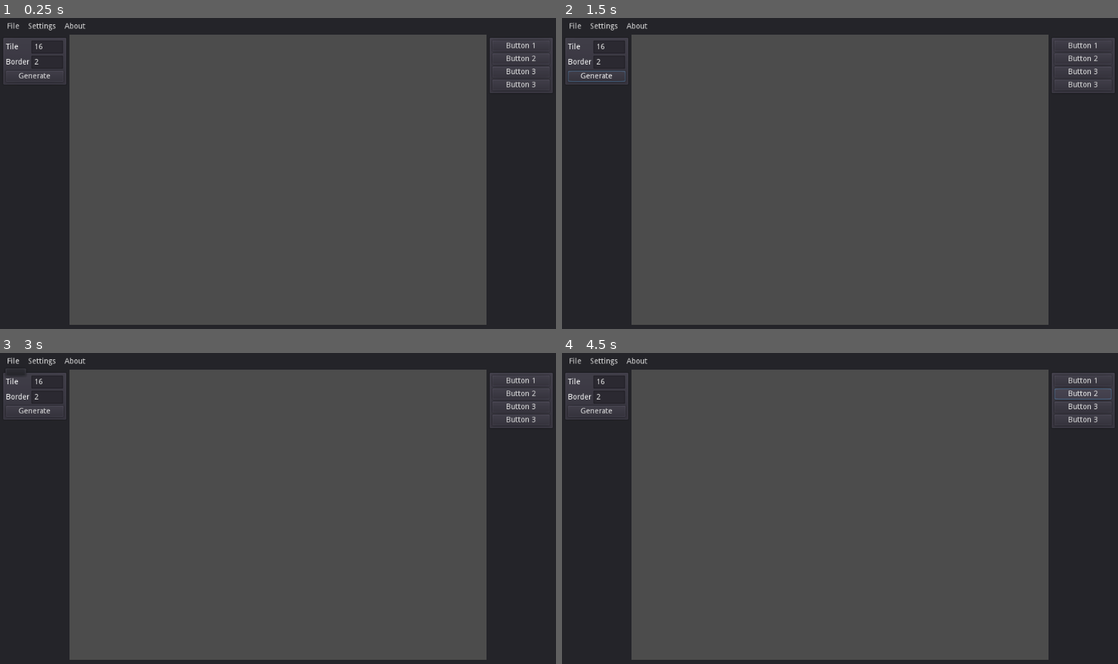
Above: before the commit, frames 1-4 (two rows, left to right).
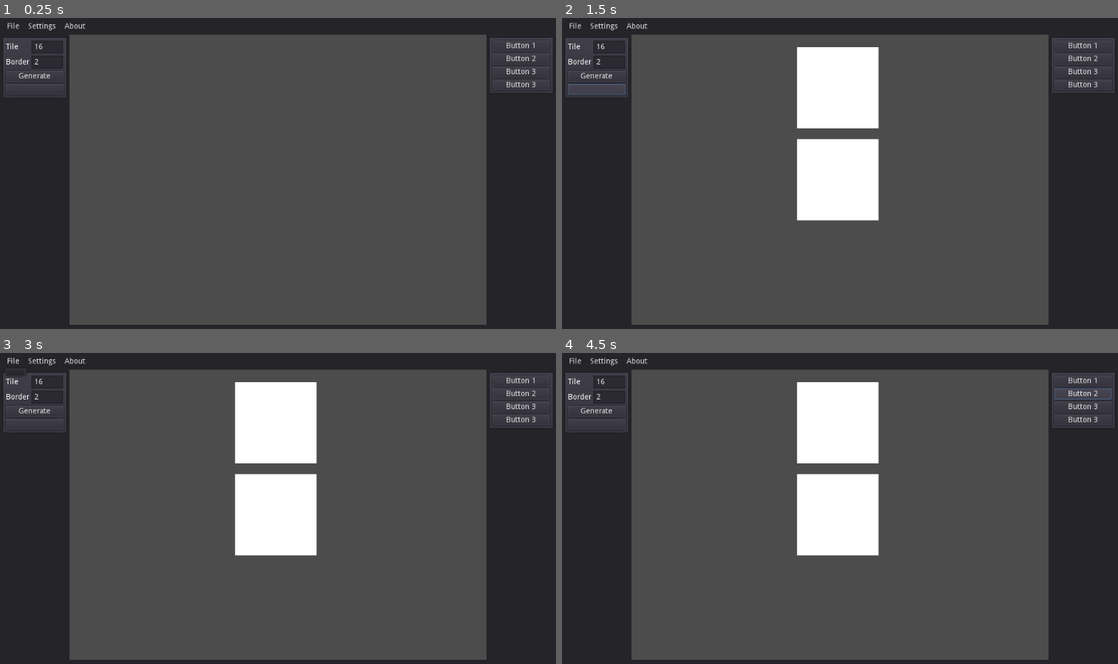
Above: after the commit, the same moments.

Repository: grusad/quick-tilemap-maker
Game: Godot game, scene res://src/MainGUI.tscn
Same seed, same stepped clock (60 frames per second), same inputs: the game is played once before the commit and once after it.
Inputs (mouse positions are in pixels of both pictures, inside the frame that each line leads up to):
- Up to frame 1 (0.25 s): no input
- Up to frame 2 (1.5 s): click "Generate" at 0.5 s; click (595, 89) at 1.27 s
- Up to frame 3 (3 s): click (33, 424) at 2.02 s; click "File" at 2.75 s
- Up to frame 4 (4.5 s): click "Button 1" at 3.5 s; click "Button 2" at 4.25 s

The runs differ from the first frame. In frame 1, 0.2% of the frame differs, in the area x 0-12%, y 21-26%; in frame 2, 8.2%, in the area x 0-57%, y 9-66%; in frame 3, 7.9%; in frame 4, 7.9%.
Error before the commit: Parse Error: Expected block in pattern branch (res://src/BitmaskManager.gd:38)

Commit message:
Progress with generating tiles, step by step.

Diff:
--- a/src/BitmaskManager.gd
+++ b/src/BitmaskManager.gd
@@ -21,8 +21,3 @@
 	if(!n and !e and !s and w): return Tile.BITMASK_TYPE.W
 	if(n and e and s and w):	return Tile.BITMASK_TYPE.N_E_W_S
 	assert("Couldnt find shit.")
-
-
-func process_relative_tiles(selected_tile):
-	match tile.type:
-		Tile.BITMASK_TYPE.S:
--- a/src/Canvas.gd
+++ b/src/Canvas.gd
@@ -16,6 +16,7 @@
 var previous_hovored_slot = null
 var tile_size = Vector2()
 var selected_tile : Tile = null
+var tile = null
 
 
 func _ready():
@@ -26,19 +27,69 @@
 
 	self.tile_size = tile_size
 
-	for y in tile_template.size():
-		for x in tile_template[y].size():
-			var template_id = tile_template[y][x]
-			if template_id == 1:
-				var tile = Tile.new(tile_size, BitmaskManager.get_bitmask_type(Vector2(x, y)))
-				tile.position = Vector2(x, y) * tile_size
-				add_child(tile)
-				tiles.push_back(tile)
-
-	for tile in tiles:
-		tile.relatives = BitmaskManager.get_relatives(tile, tiles)
+	var tile = Tile.new(tile_size, Tile.BITMASK_TYPE.NONE)
+	add_child(tile)
+	self.tile = tile
 
 	set_process_input(true)
+
+func process_next_step():
+	var data : Image = tile.data
+	var northTile = Tile.new(tile_size, Tile.BITMASK_TYPE.S)
+	northTile.fill_pixels_by_sections(get_section_of_data(data, [0, 1, 2, 3, 4, 5, 3, 4, 5]))
+	add_child(northTile)
+	northTile.position = Vector2(0, -17)
+
+
+func get_section_of_data(data, sections):
+	var new_sections = []
+	data.lock()
+	for i in range(sections.size()):
+		var section = sections[i]
+		var start_position = Vector2.ZERO
+		match section:
+			0: start_position = Vector2.ZERO
+			1: start_position = Vector2(1, 0)
+			2: start_position = Vector2(2, 0)
+			3: start_position = Vector2(0, 1)
+			4: start_position = Vector2(1, 1)
+			5: start_position = Vector2(2, 1)
+			6: start_position = Vector2(0, 2)
+			7: start_position = Vector2(1, 2)
+			8: start_position = Vector2(2, 2)
+
+		var part_placement = Vector2.ZERO
+
+		match i:
+			0: part_placement = Vector2.ZERO
+			1: part_placement = Vector2(1, 0)
+			2: part_placement = Vector2(2, 0)
+			3: part_placement = Vector2(0, 1)
+			4: part_placement = Vector2(1, 1)
+			5: part_placement = Vector2(2, 1)
+			6: part_placement = Vector2(0, 2)
+			7: part_placement = Vector2(1, 2)
+			8: part_placement = Vector2(2, 2)
+
+		var part = Image.new()
+		var part_width = int(tile_size.x / 3)
+		var part_height = int(tile_size.y / 3)
+
+		part.create(part_width, part_height, false, Image.FORMAT_RGBA8)
+		part.lock()
+		for x in part_width:
+			for y in part_height:
+				print(x + start_position.x * part_width)
+				part.set_pixel(x, y, data.get_pixel(x + start_position.x * part_width, y + start_position.y * part_height))
+
+		part.unlock()
+		new_sections.push_back([Vector2(part_placement * Vector2(part_width, part_height)), part])
+	data.unlock()
+	return new_sections
+
+
+
+
 
 func _process(delta):
 	update()
@@ -108,3 +159,8 @@
 	var local_tile_position = get_tiled_mouse_position() - selected_tile.position
 	var pos = (local_tile_position / tile_size * 3).floor()
 	return Bitmask.new(pos, (tile_size / 3).floor())
+
+
+
+func _on_ContinueButton_pressed():
+	process_next_step()
--- a/src/MainGUI.gd
+++ b/src/MainGUI.gd
@@ -6,4 +6,4 @@
 
 
 func _on_GenerateButton_pressed():
-	canvas.generate_template(Vector2(16, 16))
+	canvas.generate_template(Vector2(15, 15))
--- a/src/MainGUI.tscn
+++ b/src/MainGUI.tscn
@@ -86,7 +86,7 @@
 margin_left = 7.0
 margin_top = 7.0
 margin_right = 113.0
-margin_bottom = 83.0
+margin_bottom = 107.0
 __meta__ = {
 "_edit_use_anchors_": false
 }
@@ -127,6 +127,11 @@
 margin_bottom = 76.0
 text = "Generate"
 
+[node name="ContinueButton" type="Button" parent="VBoxContainer/CenterContainer/ToolContainer/PanelContainer/ToolContainer"]
+margin_top = 80.0
+margin_right = 106.0
+margin_bottom = 100.0
+
 [node name="HSplitContainer" type="HSplitContainer" parent="VBoxContainer/CenterContainer"]
 margin_left = 132.0
 margin_right = 1024.0
@@ -153,7 +158,7 @@
 
 [node name="Camera" type="Camera2D" parent="VBoxContainer/CenterContainer/HSplitContainer/ViewportContainer/Viewport"]
 current = true
-zoom = Vector2( 0.5, 0.5 )
+zoom = Vector2( 0.1, 0.1 )
 script = ExtResource( 2 )
 
 [node name="InspectorContainer" type="Panel" parent="VBoxContainer/CenterContainer/HSplitContainer"]
@@ -223,3 +228,4 @@
 "_edit_use_anchors_": false
 }
 [connection signal="pressed" from="VBoxContainer/CenterContainer/ToolContainer/PanelContainer/ToolContainer/GenerateButton" to="." method="_on_GenerateButton_pressed"]
+[connection signal="pressed" from="VBoxContainer/CenterContainer/ToolContainer/PanelContainer/ToolContainer/ContinueButton" to="VBoxContainer/CenterContainer/HSplitContainer/ViewportContainer/Viewport/Canvas" method="_on_ContinueButton_pressed"]
--- a/src/Tile.gd
+++ b/src/Tile.gd
@@ -1,7 +1,7 @@
 class_name Tile extends Sprite
 
 enum BITMASK_TYPE {
-	S, W, N, E, N_E_W_S
+	S, W, N, E, N_E_W_S, NONE,
 }
 
 var relative_groups = [
@@ -64,3 +64,23 @@
 		if e2 <= dx:
 			err += dx
 			y += sy
+
+func fill_pixels_by_sections(sections: Array):
+	self.data.lock()
+	print(sections)
+	for section in sections:
+		var position = section[0]
+		var part = section[1]
+		var start_x = int(position.x)
+		var start_y = int(position.y)
+		var end_x = int(size.x / 3)
+		var end_y = int(size.y / 3)
+
+
+		part.lock()
+		for x in end_x:
+			for y in end_y:
+				data.set_pixel(x + start_x, y + start_y, part.get_pixel(x , y))
+		part.unlock()
+	self.data.unlock()
+	update_texture()
